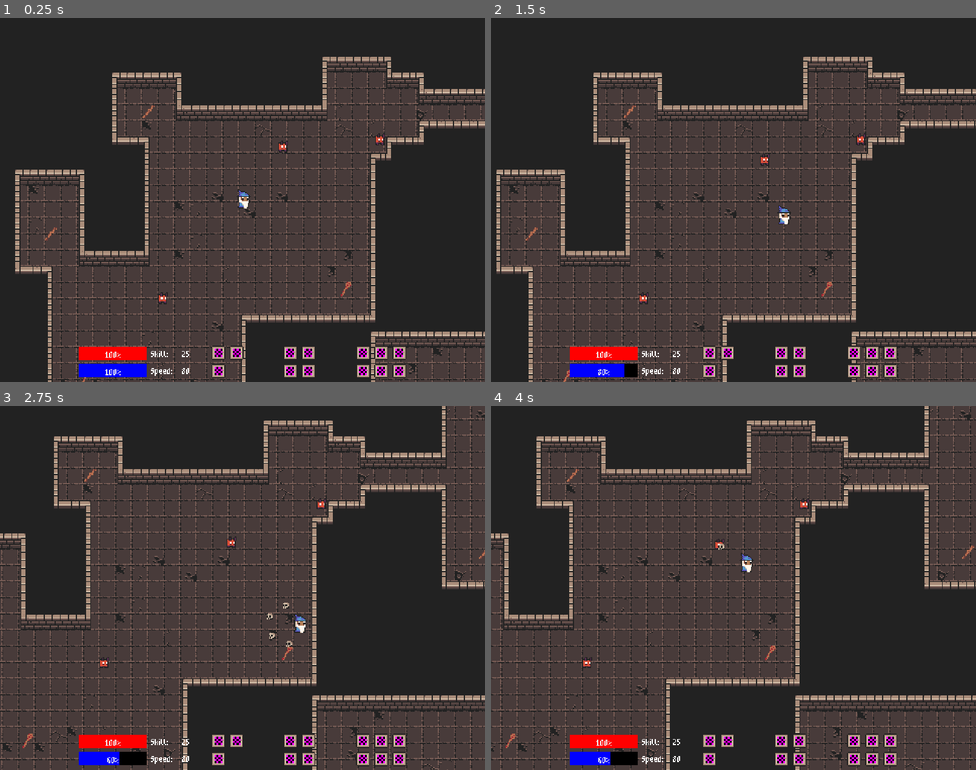
Above: before the commit, frames 1-4 (two rows, left to right).
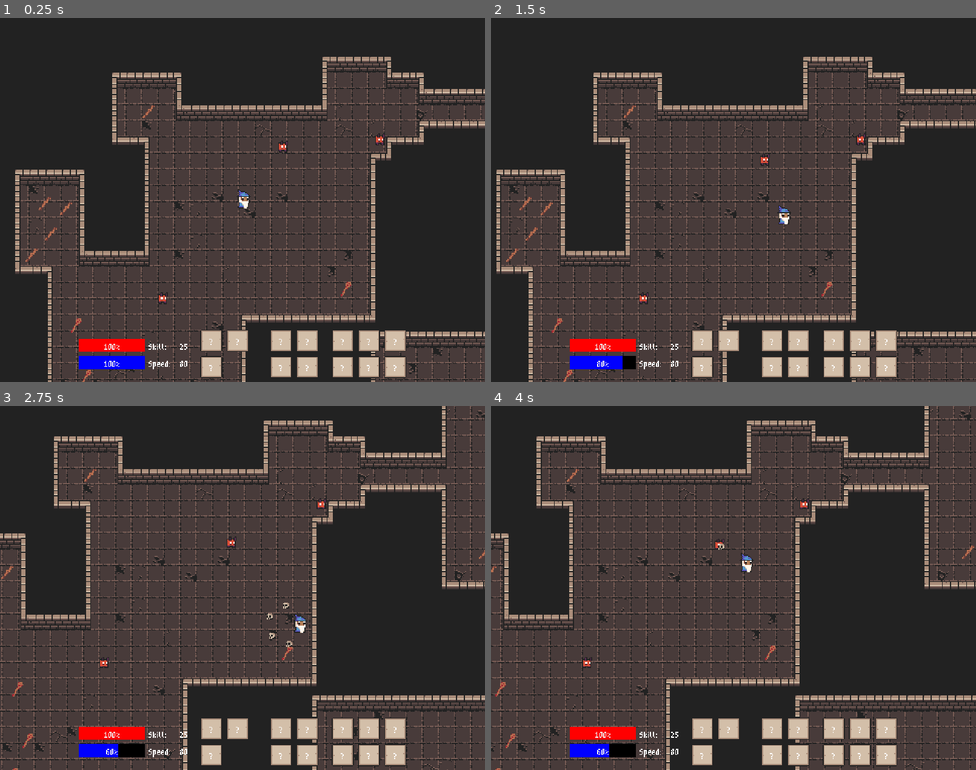
Above: after the commit, the same moments.

Repository: lownpho/mages
Game: Godot game, scene res://scenes/world.tscn
Two runs of this game, one before a commit and one after it. Both use one fixed random seed, a clock stepped at 60 frames per second and the inputs below.
Inputs (mouse positions are in pixels of both pictures, inside the frame that each line leads up to):
- Up to frame 1 (0.25 s): no input
- Up to frame 2 (1.5 s): tap Enter at 0.5 s; move the mouse to (840, 181) at 0.52 s; press the mouse at (840, 181) at 0.53 s; hold D (right) 0.53-1.28 s; move the mouse to (636, 218) at 1.27 s; release the mouse at (636, 218) at 1.28 s; hold S (down) from 1.28 s (still down); right-click (636, 218) at 1.35 s
- Up to frame 3 (2.75 s): click (145, 606) at 1.55 s; move the mouse to (291, 507) at 2.02 s; release S (down) at 2.03 s; press the mouse at (291, 507) at 2.03 s; hold D (right) from 2.03 s (still down)
- Up to frame 4 (4 s): move the mouse to (709, 660) at 2.77 s; release D (right) at 2.78 s; release the mouse at (709, 660) at 2.78 s; hold W (up) 2.78-3.53 s; click (709, 660) at 2.85 s; move the mouse to (879, 642) at 3.52 s; press the mouse at (879, 642) at 3.53 s; hold A (left) from 3.53 s (still down); right-click (879, 642) at 3.6 s

The runs differ from the first frame. In frame 1, 4.8% of the frame differs, in the area x 5-84%, y 49-99%; in frame 2, 4.8%; in frame 3, 4.8%; in frame 4, 4.8%, in the area x 0-84%, y 44-100%.

Commit message:
Connect pickup items to inventory

Diff:
--- a/autoload/global_event.gd
+++ b/autoload/global_event.gd
@@ -5,7 +5,8 @@
 
 signal player_position_changed(position: Vector2)
 
-signal item_picked_up(item_name: String, item_type: GlobalDefs.ItemType, scene: PackedScene)
+signal item_picked_up(item_name: String, item_type: GlobalDefs.ItemType, scene: PackedScene, texture: Texture2D)
+signal item_added_to_inventory(node_name: String)
 
 # There is a better way for sure...
 signal player_max_health_changed(max_health: int)
--- a/characters/player/player.gd
+++ b/characters/player/player.gd
@@ -33,8 +33,6 @@
 	mana = max_mana
 
 	focus_timer.timeout.connect(_recover_mana)
-
-	GlobalEvent.item_picked_up.connect(_on_item_pickup)
 
 	# Change format here!
 	GlobalEvent.emit_signal("player_max_health_changed", max_health)
@@ -117,10 +115,8 @@
 	if health <= 0:
 		_die()
 
-func _on_item_pickup(item_name: String, item_type: GlobalDefs.ItemType, scene: PackedScene) -> void:
-	match item_type:
-		GlobalDefs.ItemType.WEAPON:
-			weapon.queue_free()
-			weapon = scene.instantiate()
-			weapon.name = "Weapon"
-			add_child(weapon)
+func change_weapon(new_weapon: PackedScene) -> void:
+	weapon.queue_free()
+	weapon = new_weapon.instantiate()
+	weapon.name = "Weapon"
+	add_child(weapon)
--- a/characters/player/weapons/test_multiple/test_multiple_pickup.tscn
+++ b/characters/player/weapons/test_multiple/test_multiple_pickup.tscn
@@ -6,6 +6,10 @@
 
 [sub_resource type="CircleShape2D" id="CircleShape2D_p6t4b"]
 radius = 6.0
+
+[sub_resource type="AtlasTexture" id="AtlasTexture_ai3v2"]
+atlas = ExtResource("3_4rwbd")
+region = Rect2(16, 0, 16, 16)
 
 [node name="TestMultiplePickup" type="Area2D"]
 collision_layer = 0
@@ -19,6 +23,5 @@
 shape = SubResource("CircleShape2D_p6t4b")
 
 [node name="Sprite2D" type="Sprite2D" parent="."]
-texture = ExtResource("3_4rwbd")
-region_enabled = true
+texture = SubResource("AtlasTexture_ai3v2")
 region_rect = Rect2(16, 0, 16, 16)
--- a/characters/player/weapons/test_single/test_single_pickup.tscn
+++ b/characters/player/weapons/test_single/test_single_pickup.tscn
@@ -6,6 +6,10 @@
 
 [sub_resource type="CircleShape2D" id="CircleShape2D_p6t4b"]
 radius = 6.0
+
+[sub_resource type="AtlasTexture" id="AtlasTexture_40804"]
+atlas = ExtResource("2_cmci7")
+region = Rect2(0, 0, 16, 16)
 
 [node name="TestSinglePickup" type="Area2D"]
 collision_layer = 0
@@ -19,6 +23,5 @@
 shape = SubResource("CircleShape2D_p6t4b")
 
 [node name="Sprite2D" type="Sprite2D" parent="."]
-texture = ExtResource("2_cmci7")
-region_enabled = true
+texture = SubResource("AtlasTexture_40804")
 region_rect = Rect2(0, 0, 16, 16)
--- a/components/items/pickup_item.gd
+++ b/components/items/pickup_item.gd
@@ -5,7 +5,11 @@
 
 func _ready() -> void:
 	body_entered.connect(_on_body_entered)
+	GlobalEvent.item_added_to_inventory.connect(_on_item_added_to_inventory)
 
-func _on_body_entered(body: Node2D) -> void:
-	GlobalEvent.item_picked_up.emit(name, type, item)
-	queue_free()
+func _on_body_entered(_body: Node2D) -> void:
+	GlobalEvent.item_picked_up.emit(name, type, item, $Sprite2D.texture)
+
+func _on_item_added_to_inventory(node_name: String) -> void:
+	if node_name == name:
+		queue_free()
--- /dev/null
+++ b/gui/slot.gd
@@ -0,0 +1,12 @@
+extends PanelContainer
+
+var empty: bool = true
+var item_texture = null
+
+func set_item(texture: Texture2D) -> void:
+	empty = false
+	item_texture = texture
+	$TextureRect.texture = texture
+
+func _ready() -> void:
+	pass
--- /dev/null
+++ b/gui/slot.tscn
@@ -0,0 +1,17 @@
+[gd_scene load_steps=3 format=3 uid="uid://damb0ttdu4w2i"]
+
+[ext_resource type="Theme" uid="uid://b1ys22w5kvbpd" path="res://gui/theme.tres" id="1_opkb6"]
+[ext_resource type="Script" uid="uid://q2lh52otucii" path="res://gui/slot.gd" id="2_ob47t"]
+
+[node name="Slot" type="PanelContainer"]
+theme = ExtResource("1_opkb6")
+script = ExtResource("2_ob47t")
+
+[node name="TextureRect" type="TextureRect" parent="."]
+custom_minimum_size = Vector2(16, 16)
+layout_mode = 2
+
+[node name="Label" type="Label" parent="."]
+layout_mode = 2
+size_flags_horizontal = 4
+text = "?"
--- a/gui/ui.gd
+++ b/gui/ui.gd
@@ -1,7 +1,6 @@
 extends CanvasLayer
 
 
-# Called when the node enters the scene tree for the first time.
 func _ready() -> void:
 	GlobalEvent.connect("player_max_health_changed", _on_player_max_health_changed)
 	GlobalEvent.connect("player_health_changed", _on_player_health_changed)
@@ -9,6 +8,7 @@
 	GlobalEvent.connect("player_mana_changed", _on_player_mana_changed)
 	GlobalEvent.connect("player_skill_changed", _on_player_skill_changed)
 	GlobalEvent.connect("player_speed_changed", _on_player_speed_changed)
+	GlobalEvent.connect("item_picked_up", _on_item_picked_up)
 
 func _on_player_max_health_changed(max_health: int) -> void:
 	%HealthBar.max_value = max_health
@@ -27,3 +27,11 @@
 
 func _on_player_speed_changed(speed: int) -> void:
 	%SpeedValue.text = str(speed)
+
+func _on_item_picked_up(node_name, _type, _scene: PackedScene, texture: Texture2D) -> void:
+	var slots = %Inventory.get_children()
+	for slot in slots:
+		if slot.empty:
+			slot.set_item(texture)
+			GlobalEvent.item_added_to_inventory.emit(node_name)
+			return
--- a/gui/ui.tscn
+++ b/gui/ui.tscn
@@ -2,15 +2,13 @@
 
 [ext_resource type="Script" uid="uid://q6uj6kirlhfq" path="res://gui/ui.gd" id="1_v62dg"]
 [ext_resource type="Theme" uid="uid://b1ys22w5kvbpd" path="res://gui/theme.tres" id="2_cemxd"]
+[ext_resource type="PackedScene" uid="uid://damb0ttdu4w2i" path="res://gui/slot.tscn" id="3_cemxd"]
 
 [sub_resource type="StyleBoxFlat" id="StyleBoxFlat_71j4m"]
 bg_color = Color(1, 0, 0, 1)
 
 [sub_resource type="StyleBoxFlat" id="StyleBoxFlat_qfnet"]
 bg_color = Color(0, 0, 1, 1)
-
-[sub_resource type="PlaceholderTexture2D" id="PlaceholderTexture2D_i7141"]
-size = Vector2(8, 8)
 
 [node name="UI" type="CanvasLayer"]
 script = ExtResource("1_v62dg")
@@ -57,7 +55,8 @@
 
 [node name="Stats" type="GridContainer" parent="MarginContainer/HBoxContainer"]
 layout_mode = 2
-size_flags_horizontal = 4
+size_flags_horizontal = 0
+size_flags_vertical = 4
 columns = 2
 
 [node name="SkillLabel" type="Label" parent="MarginContainer/HBoxContainer/Stats"]
@@ -83,103 +82,65 @@
 size_flags_horizontal = 6
 columns = 2
 
-[node name="PanelContainer" type="PanelContainer" parent="MarginContainer/HBoxContainer/EquipItems"]
+[node name="HatSlot" parent="MarginContainer/HBoxContainer/EquipItems" instance=ExtResource("3_cemxd")]
+unique_name_in_owner = true
 layout_mode = 2
 
-[node name="TextureRect" type="TextureRect" parent="MarginContainer/HBoxContainer/EquipItems/PanelContainer"]
-layout_mode = 2
-texture = SubResource("PlaceholderTexture2D_i7141")
-
-[node name="PanelContainer2" type="PanelContainer" parent="MarginContainer/HBoxContainer/EquipItems"]
+[node name="RobeSlot" parent="MarginContainer/HBoxContainer/EquipItems" instance=ExtResource("3_cemxd")]
+unique_name_in_owner = true
 layout_mode = 2
 
-[node name="TextureRect" type="TextureRect" parent="MarginContainer/HBoxContainer/EquipItems/PanelContainer2"]
+[node name="WeaponSlot" parent="MarginContainer/HBoxContainer/EquipItems" instance=ExtResource("3_cemxd")]
+unique_name_in_owner = true
 layout_mode = 2
-texture = SubResource("PlaceholderTexture2D_i7141")
-
-[node name="PanelContainer3" type="PanelContainer" parent="MarginContainer/HBoxContainer/EquipItems"]
-layout_mode = 2
-
-[node name="TextureRect" type="TextureRect" parent="MarginContainer/HBoxContainer/EquipItems/PanelContainer3"]
-layout_mode = 2
-texture = SubResource("PlaceholderTexture2D_i7141")
 
 [node name="EquipSpells" type="GridContainer" parent="MarginContainer/HBoxContainer"]
 layout_mode = 2
 size_flags_horizontal = 6
 columns = 2
 
-[node name="PanelContainer" type="PanelContainer" parent="MarginContainer/HBoxContainer/EquipSpells"]
+[node name="SpellSlot" parent="MarginContainer/HBoxContainer/EquipSpells" instance=ExtResource("3_cemxd")]
+unique_name_in_owner = true
 layout_mode = 2
 
-[node name="TextureRect" type="TextureRect" parent="MarginContainer/HBoxContainer/EquipSpells/PanelContainer"]
-layout_mode = 2
-texture = SubResource("PlaceholderTexture2D_i7141")
-
-[node name="PanelContainer2" type="PanelContainer" parent="MarginContainer/HBoxContainer/EquipSpells"]
+[node name="SpellSlot2" parent="MarginContainer/HBoxContainer/EquipSpells" instance=ExtResource("3_cemxd")]
+unique_name_in_owner = true
 layout_mode = 2
 
-[node name="TextureRect" type="TextureRect" parent="MarginContainer/HBoxContainer/EquipSpells/PanelContainer2"]
-layout_mode = 2
-texture = SubResource("PlaceholderTexture2D_i7141")
-
-[node name="PanelContainer3" type="PanelContainer" parent="MarginContainer/HBoxContainer/EquipSpells"]
+[node name="SpellSlot3" parent="MarginContainer/HBoxContainer/EquipSpells" instance=ExtResource("3_cemxd")]
+unique_name_in_owner = true
 layout_mode = 2
 
-[node name="TextureRect" type="TextureRect" parent="MarginContainer/HBoxContainer/EquipSpells/PanelContainer3"]
-layout_mode = 2
-texture = SubResource("PlaceholderTexture2D_i7141")
-
-[node name="PanelContainer4" type="PanelContainer" parent="MarginContainer/HBoxContainer/EquipSpells"]
+[node name="SpellSlot4" parent="MarginContainer/HBoxContainer/EquipSpells" instance=ExtResource("3_cemxd")]
+unique_name_in_owner = true
 layout_mode = 2
 
-[node name="TextureRect" type="TextureRect" parent="MarginContainer/HBoxContainer/EquipSpells/PanelContainer4"]
-layout_mode = 2
-texture = SubResource("PlaceholderTexture2D_i7141")
-
 [node name="Inventory" type="GridContainer" parent="MarginContainer/HBoxContainer"]
+unique_name_in_owner = true
 layout_mode = 2
 size_flags_horizontal = 10
 columns = 3
 
-[node name="PanelContainer" type="PanelContainer" parent="MarginContainer/HBoxContainer/Inventory"]
+[node name="InventorySlot" parent="MarginContainer/HBoxContainer/Inventory" instance=ExtResource("3_cemxd")]
+unique_name_in_owner = true
 layout_mode = 2
 
-[node name="TextureRect" type="TextureRect" parent="MarginContainer/HBoxContainer/Inventory/PanelContainer"]
-layout_mode = 2
-texture = SubResource("PlaceholderTexture2D_i7141")
-
-[node name="PanelContainer2" type="PanelContainer" parent="MarginContainer/HBoxContainer/Inventory"]
+[node name="InventorySlot2" parent="MarginContainer/HBoxContainer/Inventory" instance=ExtResource("3_cemxd")]
+unique_name_in_owner = true
 layout_mode = 2
 
-[node name="TextureRect" type="TextureRect" parent="MarginContainer/HBoxContainer/Inventory/PanelContainer2"]
-layout_mode = 2
-texture = SubResource("PlaceholderTexture2D_i7141")
-
-[node name="PanelContainer3" type="PanelContainer" parent="MarginContainer/HBoxContainer/Inventory"]
+[node name="InventorySlot3" parent="MarginContainer/HBoxContainer/Inventory" instance=ExtResource("3_cemxd")]
+unique_name_in_owner = true
 layout_mode = 2
 
-[node name="TextureRect" type="TextureRect" parent="MarginContainer/HBoxContainer/Inventory/PanelContainer3"]
-layout_mode = 2
-texture = SubResource("PlaceholderTexture2D_i7141")
-
-[node name="PanelContainer4" type="PanelContainer" parent="MarginContainer/HBoxContainer/Inventory"]
+[node name="InventorySlot4" parent="MarginContainer/HBoxContainer/Inventory" instance=ExtResource("3_cemxd")]
+unique_name_in_owner = true
 layout_mode = 2
 
-[node name="TextureRect" type="TextureRect" parent="MarginContainer/HBoxContainer/Inventory/PanelContainer4"]
-layout_mode = 2
-texture = SubResource("PlaceholderTexture2D_i7141")
-
-[node name="PanelContainer5" type="PanelContainer" parent="MarginContainer/HBoxContainer/Inventory"]
+[node name="InventorySlot5" parent="MarginContainer/HBoxContainer/Inventory" instance=ExtResource("3_cemxd")]
+unique_name_in_owner = true
 layout_mode = 2
 
-[node name="TextureRect" type="TextureRect" parent="MarginContainer/HBoxContainer/Inventory/PanelContainer5"]
+[node name="InventorySlot6" parent="MarginContainer/HBoxContainer/Inventory" instance=ExtResource("3_cemxd")]
+unique_name_in_owner = true
 layout_mode = 2
-texture = SubResource("PlaceholderTexture2D_i7141")
-
-[node name="PanelContainer6" type="PanelContainer" parent="MarginContainer/HBoxContainer/Inventory"]
-layout_mode = 2
-
-[node name="TextureRect" type="TextureRect" parent="MarginContainer/HBoxContainer/Inventory/PanelContainer6"]
-layout_mode = 2
-texture = SubResource("PlaceholderTexture2D_i7141")
--- a/scenes/world.tscn
+++ b/scenes/world.tscn
@@ -50,6 +50,15 @@
 [node name="TestSinglePickup3" parent="pickups" instance=ExtResource("6_qfnet")]
 position = Vector2(-325, 93)
 
+[node name="TestSinglePickup4" parent="pickups" instance=ExtResource("6_qfnet")]
+position = Vector2(-331, 63)
+
+[node name="TestSinglePickup5" parent="pickups" instance=ExtResource("6_qfnet")]
+position = Vector2(-344, 114)
+
+[node name="TestSinglePickup6" parent="pickups" instance=ExtResource("6_qfnet")]
+position = Vector2(-310, 68)
+
 [node name="TestMultiplePickup" parent="pickups" instance=ExtResource("7_i7141")]
 position = Vector2(-33, 148)
 
@@ -58,3 +67,9 @@
 
 [node name="TestMultiplePickup3" parent="pickups" instance=ExtResource("7_i7141")]
 position = Vector2(-290, 235)
+
+[node name="TestMultiplePickup4" parent="pickups" instance=ExtResource("7_i7141")]
+position = Vector2(-300, 184)
+
+[node name="TestMultiplePickup5" parent="pickups" instance=ExtResource("7_i7141")]
+position = Vector2(-305, 269)
Not shown: 1 places in characters/player/weapons/test_multiple/test_multiple_pickup.tscn that only renumber resources
Not shown: 1 places in characters/player/weapons/test_single/test_single_pickup.tscn that only renumber resources
Not shown, added: gui/slot.gd.uid
